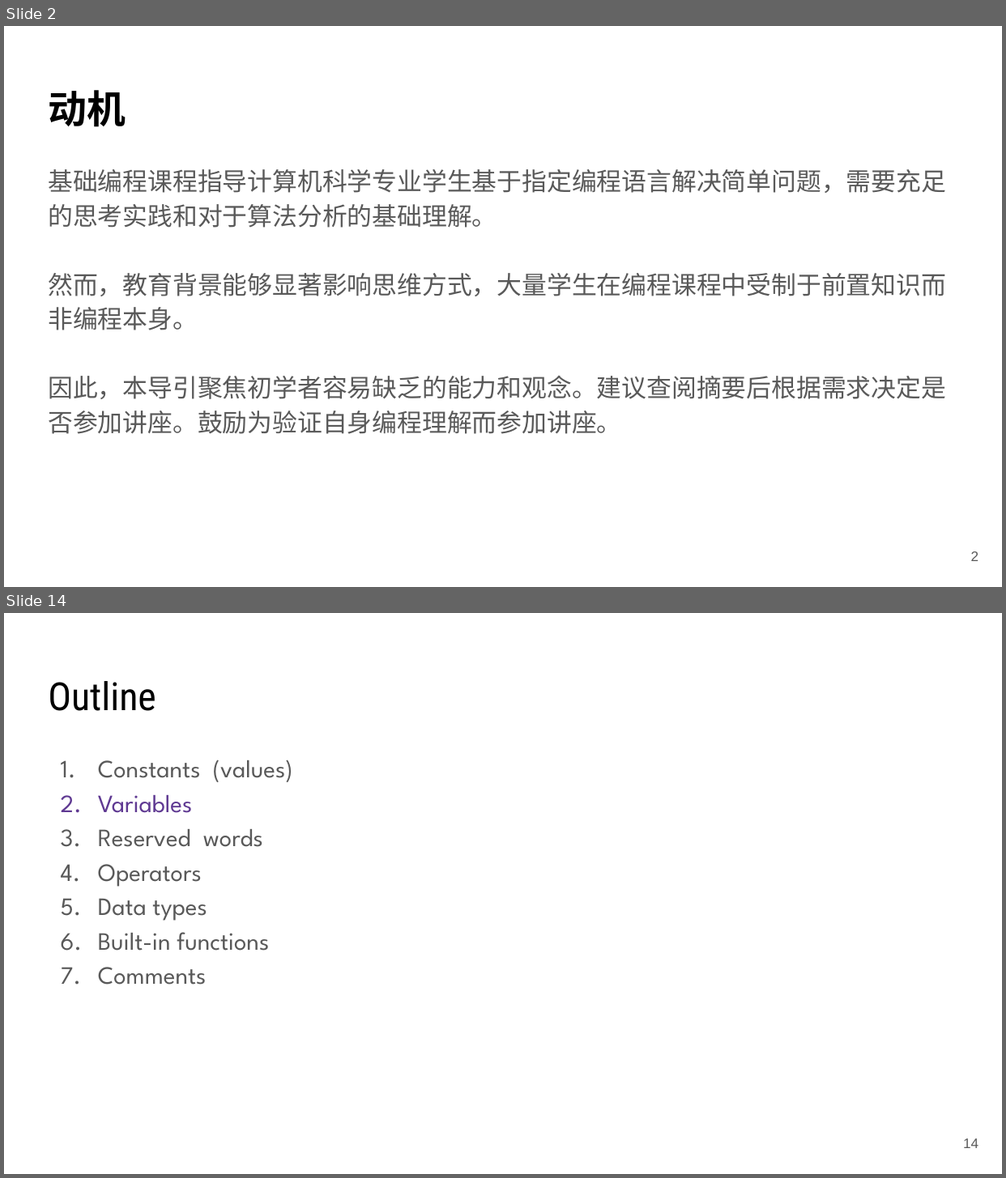
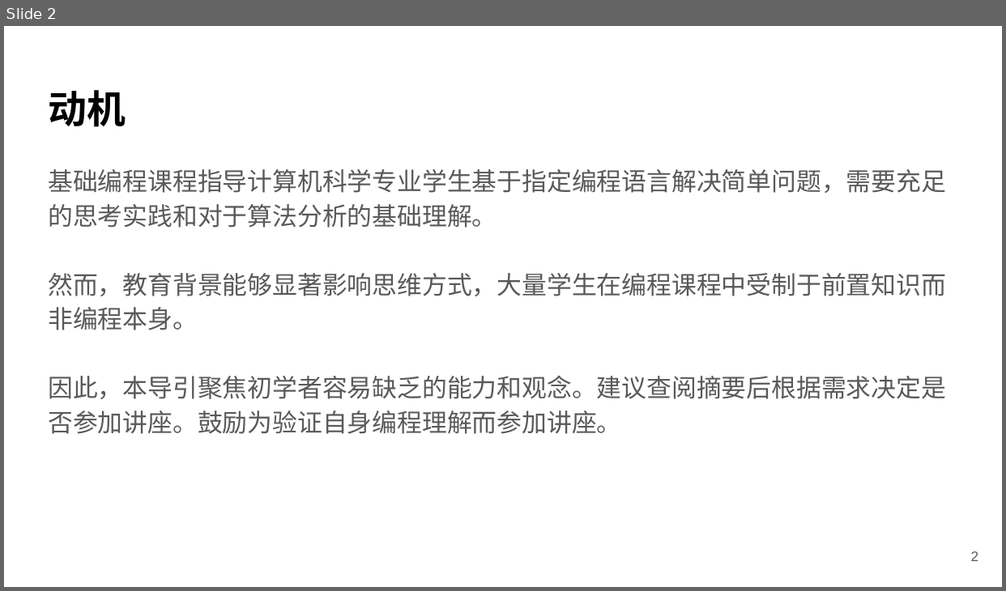
Before and after one commit to Saisyc/From-Algorithm-To-Implementation, a slide deck: 第1章 面向计算机科学专业学生的程序设计基础课程导引/第1讲 日常活动中的计算思维/第1讲 日常活动中的计算思维.pptx. Shown one above the other, each under a label of ours: slides 2 and 14 before the commit, slide 2 after it; the slides between them are not shown. The pictures are 1006x1178 and 1006x591 pixels, drawn with LibreOffice and Linux fonts; fonts in the diff are those of the drawing. Boxes give left, top, right and bottom in pixels: in the first picture for what was removed or moved away, otherwise in the second. Text is boxed around its words. In the diff, an @@ line names an element or a change of style, - is before the commit and + after.

```diff
--- a/第1章 面向计算机科学专业学生的程序设计基础课程导引/第1讲 日常活动中的计算思维/第1讲 日常活动中的计算思维.pptx
+++ b/第1章 面向计算机科学专业学生的程序设计基础课程导引/第1讲 日常活动中的计算思维/第1讲 日常活动中的计算思维.pptx
@@ slide 14 removed at box(4, 613, 1002, 1174), background #FFFFFF @@
@@ title removed at box(48, 681, 156, 711) @@
-Outline
@@ text removed at box(98, 760, 293, 985) @@
-1. Constants (values)
-2. Variables
-3. Reserved words
-4. Operators
-5. Data types
-6. Built-in functions
-7. Comments
@@ page number removed at box(963, 1139, 978, 1148) @@
-14
```
Also in this commit, not shown: 55 other slides removed, 2 other files.
